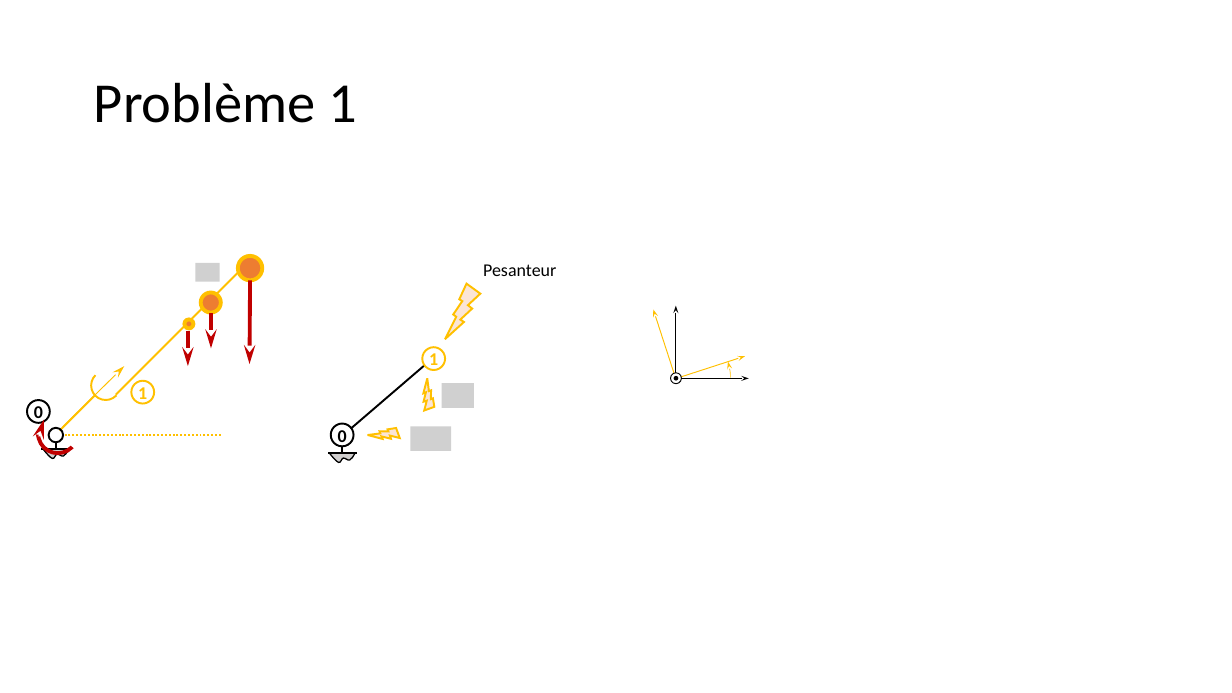
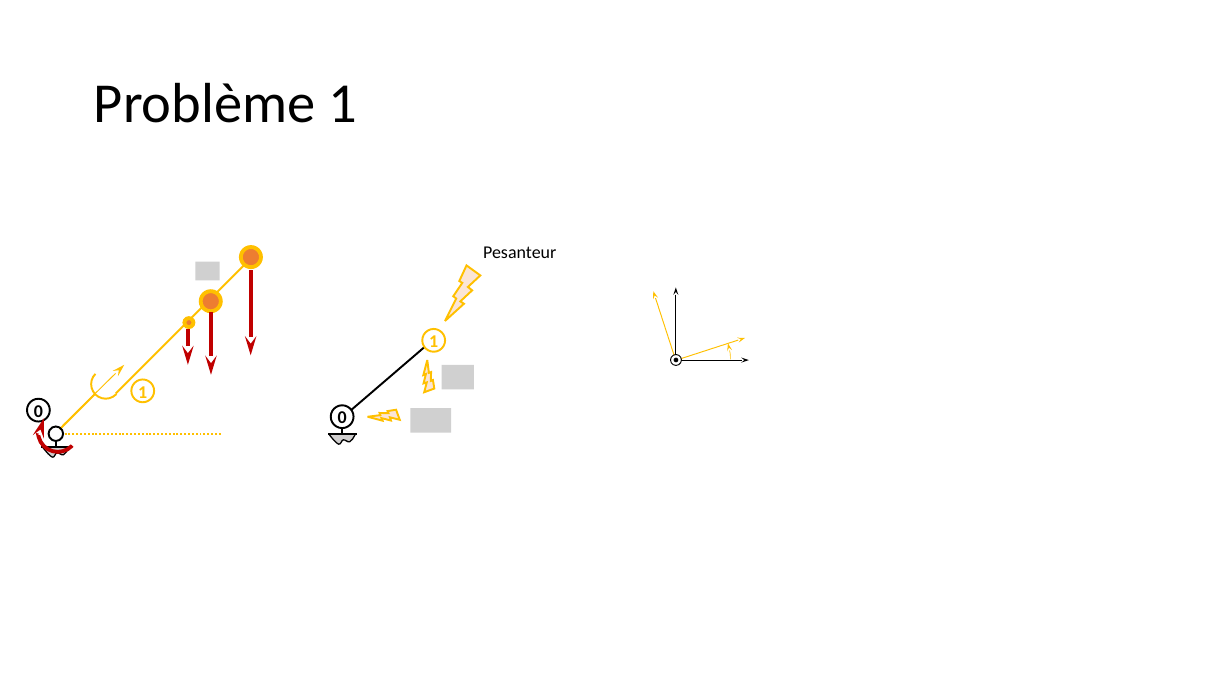
Before and after one commit to xpessoles/TP_Corriges, a slide deck: slide 9 of 19_Sympact/19_Sympact_Corrige.pptx. Drawn at 1232x693 pixels with LibreOffice and Linux fonts; fonts in the diff are those of the drawing; grey boxes stand for pictures; background and template pictures are left out. Boxes give left, top, right and bottom in pixels: in the first picture for what was removed or moved away, otherwise in the second. Text is boxed around its words. In the diff, an @@ line names an element or a change of style, - is before the commit and + after.

```diff
--- a/19_Sympact/19_Sympact_Corrige.pptx
+++ b/19_Sympact/19_Sympact_Corrige.pptx
@@ ellipse: place and size @@
-ellipse at bbox=[238, 256, 262, 280]
+ellipse at bbox=[241, 247, 262, 267]
@@ arrow moved from (250, 280) - (250, 364) to (250, 271) - (250, 356) @@
@@ arrow moved from (211, 313) - (211, 348) to (211, 312) - (211, 375) @@
@@ 3 ellipses, 1 line: place and size @@
-3 ellipses, 1 line at bbox=[331, 350, 682, 446]
+3 ellipses, 1 line at bbox=[331, 333, 682, 429]
@@ 4 arrows, 3 lightning bolts, 2 lines, 1 text, 1 ellipse, 1 arc (boxed as its full ellipse), 1 freeform shape: place and size @@
-4 arrows, 3 lightning bolts, 2 lines, 1 text, 1 ellipse, 1 arc (boxed as its full ellipse), 1 freeform shape at bbox=[328, 264, 749, 462]
+4 arrows, 3 lightning bolts, 2 lines, 1 text, 1 ellipse, 1 arc (boxed as its full ellipse), 1 freeform shape at bbox=[328, 246, 749, 444]
@@ picture removed at bbox=[442, 384, 474, 409] @@
@@ picture added at bbox=[442, 365, 474, 390] @@
@@ picture added at bbox=[410, 409, 451, 433] @@
@@ freeform shape at bbox=[43, 447, 68, 457]: outline redrawn @@
@@ picture removed at bbox=[410, 426, 451, 451] @@
```
Also in this commit, not shown: 1 other slide changed.
